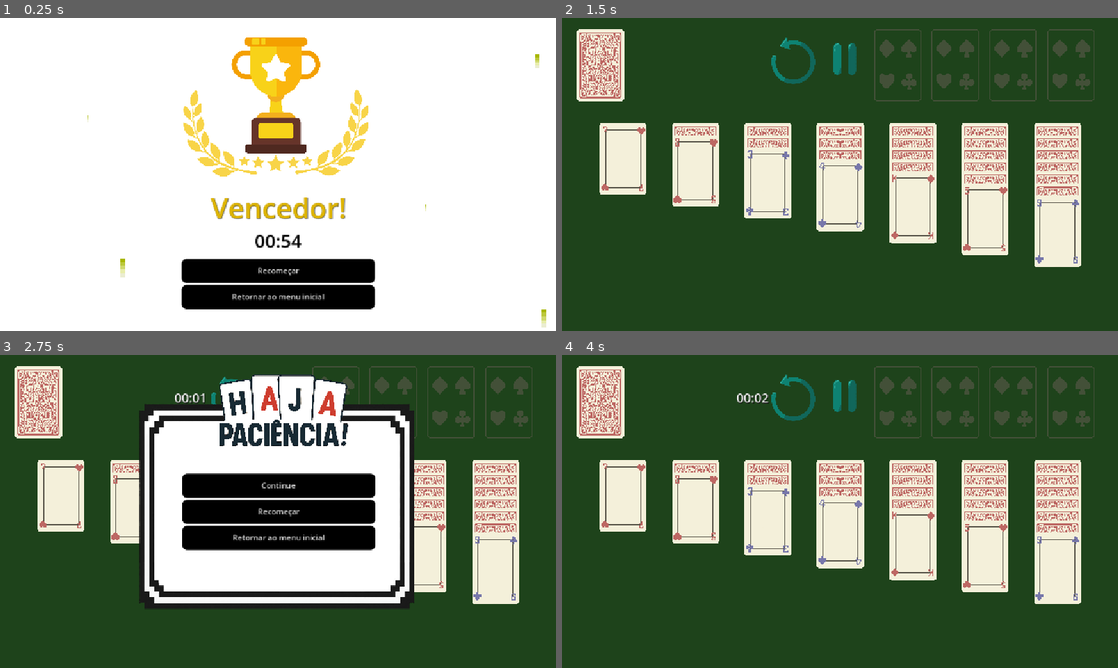
Above: before the commit, frames 1-4 (two rows, left to right).
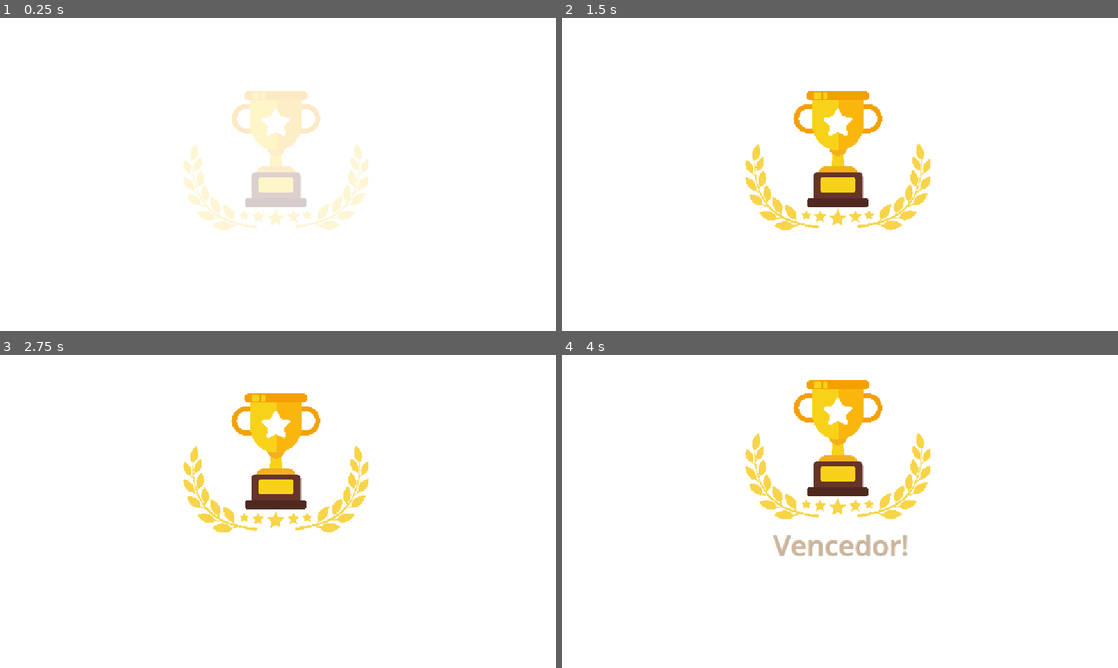
Above: after the commit, the same moments.

Repository: biarog/Paciencia-Maritacas
Game: Godot game, scene res://cenas/TelaVencedor.tscn
Two runs of this game, one before a commit and one after it. Both use one fixed random seed, a clock stepped at 60 frames per second and the inputs below. This scene is started directly instead of the project's main scene.
Inputs (mouse positions are in pixels of both pictures, inside the frame that each line leads up to):
- Up to frame 1 (0.25 s): no input
- Up to frame 2 (1.5 s): click (840, 271) at 0.5 s, where only the run before the commit has a clickable "Recomeçar"; click (795, 61) at 1.27 s
- Up to frame 3 (2.75 s): click (283, 398) at 2.02 s
- Up to frame 4 (4 s): click (840, 486) at 2.75 s, where only the run before the commit has a clickable "Continue"; click (795, 398) at 3.52 s

The runs differ from the first frame. In frame 1, 14% of the frame differs, in the area x 15-99%, y 6-99%; in frame 2, 100%, in the area x 0-100%, y 0-100%; in frame 3, 83%; in frame 4, 100%.

Commit message:
tela de vencedor animada

Diff:
--- a/cenas/TelaVencedor.tscn
+++ b/cenas/TelaVencedor.tscn
@@ -1,13 +1,140 @@
-[gd_scene load_steps=7 format=3 uid="uid://bp7l6c0y86sym"]
+[gd_scene load_steps=16 format=3 uid="uid://bp7l6c0y86sym"]
 
 [ext_resource type="StyleBox" uid="uid://copamx0wdawpr" path="res://estilos de botões/botao_cinza.tres" id="1_vm3ar"]
 [ext_resource type="Script" uid="uid://f66esx8nvkh8" path="res://scripts/Paciencia/tela_vencedor.gd" id="1_w13tv"]
 [ext_resource type="StyleBox" uid="uid://dhyfgqmmu8wvq" path="res://estilos de botões/botao_preto.tres" id="2_w13tv"]
 [ext_resource type="Texture2D" uid="uid://ck5ukdm0syrsl" path="res://Assets/imagens/trofeu.png" id="3_0vfom"]
 [ext_resource type="SpriteFrames" uid="uid://3hh5sl12s34u" path="res://Assets/imagens/firework_SpriteFrames.tres" id="5_0vfom"]
+[ext_resource type="Script" uid="uid://c7vg0mp435yy4" path="res://cenas/imagem_trofeu.gd" id="5_ao8cj"]
+[ext_resource type="Script" uid="uid://cxa87uoci5bl0" path="res://cenas/parabens.gd" id="6_sd6kp"]
 
 [sub_resource type="StyleBoxFlat" id="StyleBoxFlat_sd6kp"]
 bg_color = Color(0.6, 0.6, 0.6, 0)
+
+[sub_resource type="Animation" id="Animation_5kxh8"]
+length = 0.001
+tracks/0/type = "value"
+tracks/0/imported = false
+tracks/0/enabled = true
+tracks/0/path = NodePath(".:modulate")
+tracks/0/interp = 1
+tracks/0/loop_wrap = true
+tracks/0/keys = {
+"times": PackedFloat32Array(0),
+"transitions": PackedFloat32Array(1),
+"update": 0,
+"values": [Color(1, 1, 1, 0)]
+}
+tracks/1/type = "value"
+tracks/1/imported = false
+tracks/1/enabled = true
+tracks/1/path = NodePath("..:position")
+tracks/1/interp = 1
+tracks/1/loop_wrap = true
+tracks/1/keys = {
+"times": PackedFloat32Array(0),
+"transitions": PackedFloat32Array(1),
+"update": 0,
+"values": [Vector2(-0.997986, 109)]
+}
+
+[sub_resource type="Animation" id="Animation_sd6kp"]
+resource_name = "sumido e surgindo"
+tracks/0/type = "value"
+tracks/0/imported = false
+tracks/0/enabled = true
+tracks/0/path = NodePath(".:modulate")
+tracks/0/interp = 1
+tracks/0/loop_wrap = true
+tracks/0/keys = {
+"times": PackedFloat32Array(0, 1),
+"transitions": PackedFloat32Array(1, 1),
+"update": 0,
+"values": [Color(1, 1, 1, 0), Color(1, 1, 1, 1)]
+}
+
+[sub_resource type="Animation" id="Animation_32qtv"]
+resource_name = "trofeu subindo"
+tracks/0/type = "value"
+tracks/0/imported = false
+tracks/0/enabled = true
+tracks/0/path = NodePath("..:position")
+tracks/0/interp = 1
+tracks/0/loop_wrap = true
+tracks/0/keys = {
+"times": PackedFloat32Array(0.0333333, 0.966667),
+"transitions": PackedFloat32Array(1, 1),
+"update": 0,
+"values": [Vector2(-0.997986, 109), Vector2(-0.997986, 10)]
+}
+
+[sub_resource type="AnimationLibrary" id="AnimationLibrary_32qtv"]
+_data = {
+&"RESET": SubResource("Animation_5kxh8"),
+&"sumido e surgindo": SubResource("Animation_sd6kp"),
+&"trofeu subindo": SubResource("Animation_32qtv")
+}
+
+[sub_resource type="Animation" id="Animation_fyqjj"]
+length = 0.001
+tracks/0/type = "value"
+tracks/0/imported = false
+tracks/0/enabled = true
+tracks/0/path = NodePath(".:theme_override_colors/font_color")
+tracks/0/interp = 1
+tracks/0/loop_wrap = true
+tracks/0/keys = {
+"times": PackedFloat32Array(0),
+"transitions": PackedFloat32Array(1),
+"update": 0,
+"values": [Color(0.873747, 0.70944, 7.70092e-07, 1)]
+}
+tracks/1/type = "value"
+tracks/1/imported = false
+tracks/1/enabled = true
+tracks/1/path = NodePath(".:modulate")
+tracks/1/interp = 1
+tracks/1/loop_wrap = true
+tracks/1/keys = {
+"times": PackedFloat32Array(0),
+"transitions": PackedFloat32Array(1),
+"update": 0,
+"values": [Color(1, 1, 1, 1)]
+}
+
+[sub_resource type="Animation" id="Animation_ao8cj"]
+resource_name = "troca de cores"
+loop_mode = 1
+tracks/0/type = "value"
+tracks/0/imported = false
+tracks/0/enabled = true
+tracks/0/path = NodePath(".:theme_override_colors/font_color")
+tracks/0/interp = 1
+tracks/0/loop_wrap = true
+tracks/0/keys = {
+"times": PackedFloat32Array(0.0333333, 0.266667, 0.566667, 0.866667),
+"transitions": PackedFloat32Array(1, 1, 1, 1),
+"update": 0,
+"values": [Color(0.873747, 0.70944, 7.70092e-07, 1), Color(0.943254, 0.666085, 0.265784, 1), Color(0.915844, 0.75682, 0.600711, 1), Color(0.882353, 0.705882, 0.0313726, 1)]
+}
+tracks/1/type = "value"
+tracks/1/imported = false
+tracks/1/enabled = true
+tracks/1/path = NodePath(".:modulate")
+tracks/1/interp = 1
+tracks/1/loop_wrap = true
+tracks/1/keys = {
+"times": PackedFloat32Array(0.0333333, 0.966667),
+"transitions": PackedFloat32Array(1, 1),
+"update": 0,
+"values": [Color(1, 1, 1, 0), Color(1, 1, 1, 1)]
+}
+
+[sub_resource type="AnimationLibrary" id="AnimationLibrary_5kxh8"]
+_data = {
+&"RESET": SubResource("Animation_fyqjj"),
+&"troca de cores": SubResource("Animation_ao8cj")
+}
 
 [node name="TelaVencedor" type="Node2D"]
 script = ExtResource("1_w13tv")
@@ -24,6 +151,7 @@
 theme_override_styles/panel = SubResource("StyleBoxFlat_sd6kp")
 
 [node name="CenterContainerBotoes" type="CenterContainer" parent="TelaVencedor/Panel"]
+visible = false
 layout_mode = 2
 anchor_left = 0.5
 anchor_top = 0.5
@@ -67,15 +195,23 @@
 anchor_right = 0.499
 anchor_bottom = 0.5
 offset_left = -575.846
-offset_top = -327.0
+offset_top = -215.0
 offset_right = 5182.16
-offset_bottom = 1551.47
+offset_bottom = 1663.47
 scale = Vector2(0.2, 0.2)
 
 [node name="ImagemTrofeu" type="TextureRect" parent="TelaVencedor/Panel/CenterContainerTrofeu"]
+modulate = Color(1, 1, 1, 0)
+z_index = 13
 layout_mode = 2
 mouse_filter = 2
 texture = ExtResource("3_0vfom")
+script = ExtResource("5_ao8cj")
+
+[node name="AnimationPlayer" type="AnimationPlayer" parent="TelaVencedor/Panel/CenterContainerTrofeu/ImagemTrofeu"]
+libraries = {
+&"": SubResource("AnimationLibrary_32qtv")
+}
 
 [node name="Control" type="Control" parent="TelaVencedor/Panel"]
 layout_mode = 1
@@ -87,7 +223,7 @@
 mouse_filter = 2
 
 [node name="ColorRect" type="ColorRect" parent="TelaVencedor/Panel/Control"]
-z_index = -9
+z_index = -10
 layout_mode = 1
 anchors_preset = -1
 anchor_left = 0.000833333
@@ -103,6 +239,7 @@
 
 [node name="Control" type="Control" parent="TelaVencedor"]
 layout_mode = 3
+anchors_preset = 8
 anchor_left = 0.5
 anchor_top = 0.5
 anchor_right = 0.5
@@ -111,9 +248,12 @@
 offset_top = -324.0
 offset_right = -536.0
 offset_bottom = -284.0
+grow_horizontal = 2
+grow_vertical = 2
 mouse_filter = 2
 
 [node name="AnimatedSprite2D_firework6" type="AnimatedSprite2D" parent="TelaVencedor/Control"]
+visible = false
 z_index = 10
 texture_filter = 1
 position = Vector2(3.78887e+06, 866514)
@@ -123,6 +263,7 @@
 frame_progress = 0.418783
 
 [node name="AnimatedSprite2D_firework5" type="AnimatedSprite2D" parent="TelaVencedor/Control"]
+visible = false
 z_index = 10
 texture_filter = 1
 position = Vector2(1131, 617)
@@ -132,6 +273,7 @@
 frame_progress = 0.0901549
 
 [node name="AnimatedSprite2D_firework4" type="AnimatedSprite2D" parent="TelaVencedor/Control"]
+visible = false
 z_index = 10
 texture_filter = 1
 position = Vector2(1115.85, 103.212)
@@ -141,6 +283,7 @@
 frame_progress = 0.476333
 
 [node name="AnimatedSprite2D_firework3" type="AnimatedSprite2D" parent="TelaVencedor/Control"]
+visible = false
 z_index = 10
 texture_filter = 1
 position = Vector2(259, 536)
@@ -150,6 +293,7 @@
 frame_progress = 0.688336
 
 [node name="AnimatedSprite2D_firework2" type="AnimatedSprite2D" parent="TelaVencedor/Control"]
+visible = false
 z_index = 10
 texture_filter = 1
 position = Vector2(882.959, 399.955)
@@ -159,6 +303,7 @@
 frame_progress = 0.375455
 
 [node name="AnimatedSprite2D_firework" type="AnimatedSprite2D" parent="TelaVencedor/Control"]
+visible = false
 z_index = 10
 texture_filter = 1
 position = Vector2(183, 215)
@@ -168,6 +313,7 @@
 frame_progress = 0.913116
 
 [node name="Label" type="Label" parent="TelaVencedor"]
+visible = false
 anchors_preset = 8
 anchor_left = 0.5
 anchor_top = 0.5
@@ -188,6 +334,7 @@
 vertical_alignment = 1
 
 [node name="Parabens" type="Label" parent="TelaVencedor"]
+visible = false
 anchors_preset = -1
 anchor_left = 0.501
 anchor_top = 0.5
@@ -205,6 +352,13 @@
 text = "Vencedor!"
 horizontal_alignment = 1
 vertical_alignment = 1
+script = ExtResource("6_sd6kp")
+
+[node name="AnimationPlayer" type="AnimationPlayer" parent="TelaVencedor/Parabens"]
+libraries = {
+&"": SubResource("AnimationLibrary_5kxh8")
+}
+speed_scale = 0.5
 
 [connection signal="pressed" from="TelaVencedor/Panel/CenterContainerBotoes/VBoxContainer/Recomecar" to="." method="_on_recomecar_pressed"]
 [connection signal="pressed" from="TelaVencedor/Panel/CenterContainerBotoes/VBoxContainer/Retornar_Menu_Inicial" to="." method="_on_retornar_menu_inicial_pressed"]
--- /dev/null
+++ b/cenas/imagem_trofeu.gd
@@ -0,0 +1,4 @@
+extends TextureRect
+
+func _ready() -> void:
+	$AnimationPlayer.play("sumido e surgindo")
--- /dev/null
+++ b/cenas/parabens.gd
@@ -0,0 +1,5 @@
+extends Label
+
+func iniciar() -> void:
+	$".".show()
+	$AnimationPlayer.play("troca de cores")
--- a/scripts/Paciencia/tela_vencedor.gd
+++ b/scripts/Paciencia/tela_vencedor.gd
@@ -2,16 +2,43 @@
 
 func _ready() -> void:
 	var save = load("res://scripts/save.gd") #para poder carregar a clase "abstrata"
-	print(save.get_tempo_string_pronta())
 	$TelaVencedor/Label.text = save.get_tempo_string_pronta()
+	$TelaVencedor/Panel/CenterContainerTrofeu/ImagemTrofeu/AnimationPlayer.play("sumido e surgindo")
+	await get_tree().create_timer(2.0).timeout
+	$TelaVencedor/Panel/CenterContainerTrofeu/ImagemTrofeu/AnimationPlayer.play("trofeu subindo")
+	await get_tree().create_timer(1.0).timeout
+	$TelaVencedor/Parabens.modulate.a = 0.0  # Começa invisível
+	$TelaVencedor/Label.modulate.a = 0.0
+	$TelaVencedor/Parabens.visible = true
+	$TelaVencedor/Label.visible = true
+
+	var tween = create_tween()
+	tween.tween_property($TelaVencedor/Parabens, "modulate:a", 1.0, 2.0)
+	tween.tween_property($TelaVencedor/Label, "modulate:a", 1.0, 2.0)
+
+	$TelaVencedor/Parabens.iniciar()
+	await get_tree().create_timer(1.0).timeout
+
+	$TelaVencedor/Control/AnimatedSprite2D_firework.show()
 	$TelaVencedor/Control/AnimatedSprite2D_firework.play("firework")
+	await get_tree().create_timer(1.0).timeout
+	$TelaVencedor/Control/AnimatedSprite2D_firework2.show()
+	$TelaVencedor/Control/AnimatedSprite2D_firework3.show()
 	$TelaVencedor/Control/AnimatedSprite2D_firework2.play("firework")
 	$TelaVencedor/Control/AnimatedSprite2D_firework3.play("firework")
+	await get_tree().create_timer(1.0).timeout
+	$TelaVencedor/Control/AnimatedSprite2D_firework4.show()
+	$TelaVencedor/Control/AnimatedSprite2D_firework5.show()
 	$TelaVencedor/Control/AnimatedSprite2D_firework4.play("firework")
 	$TelaVencedor/Control/AnimatedSprite2D_firework5.play("firework")
+	await get_tree().create_timer(1.0).timeout
+	$TelaVencedor/Control/AnimatedSprite2D_firework6.show()
 	$TelaVencedor/Control/AnimatedSprite2D_firework6.play("firework")
 
-
+	var tween2 = create_tween()
+	$TelaVencedor/Panel/CenterContainerBotoes.modulate.a = 0.0
+	$TelaVencedor/Panel/CenterContainerBotoes.show()
+	tween2.tween_property($TelaVencedor/Panel/CenterContainerBotoes, "modulate:a", 1.0, 2.0)
 
 
 func _on_recomecar_pressed() -> void:
Not shown, added: cenas/imagem_trofeu.gd.uid
Not shown, added: cenas/parabens.gd.uid
